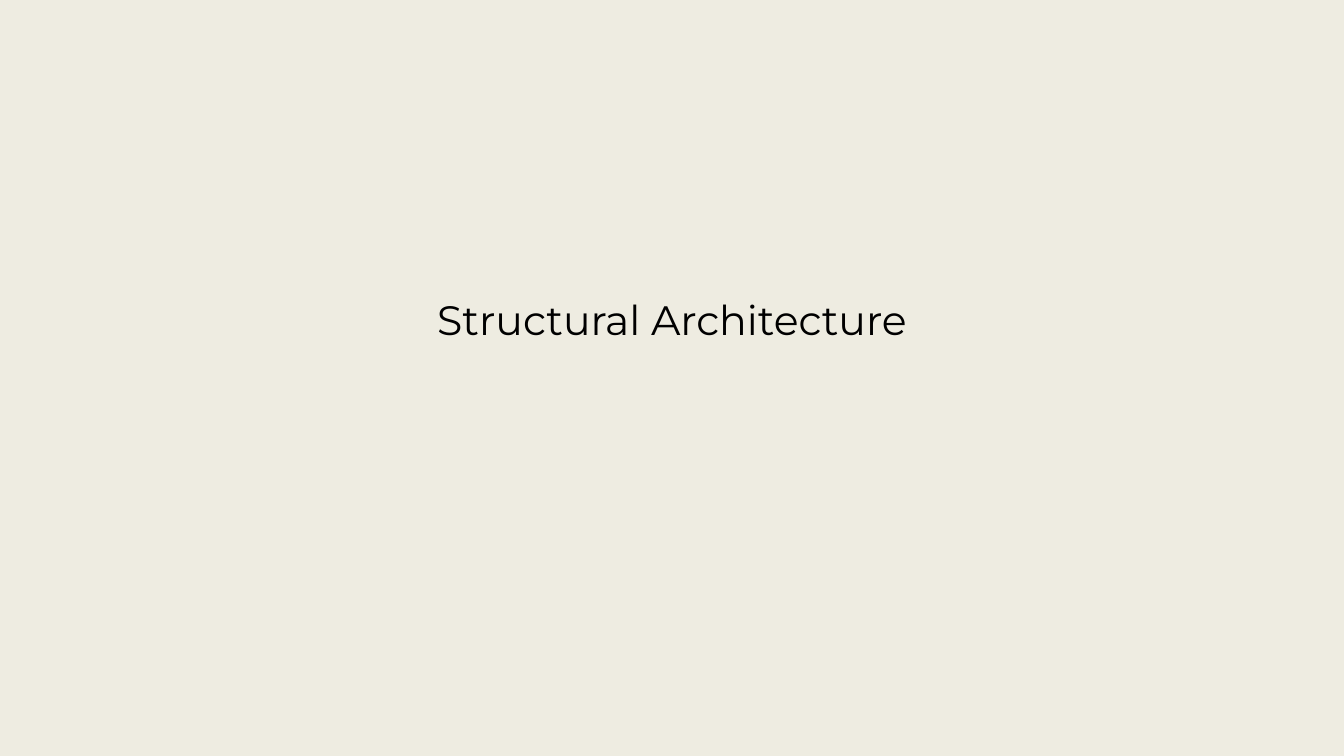
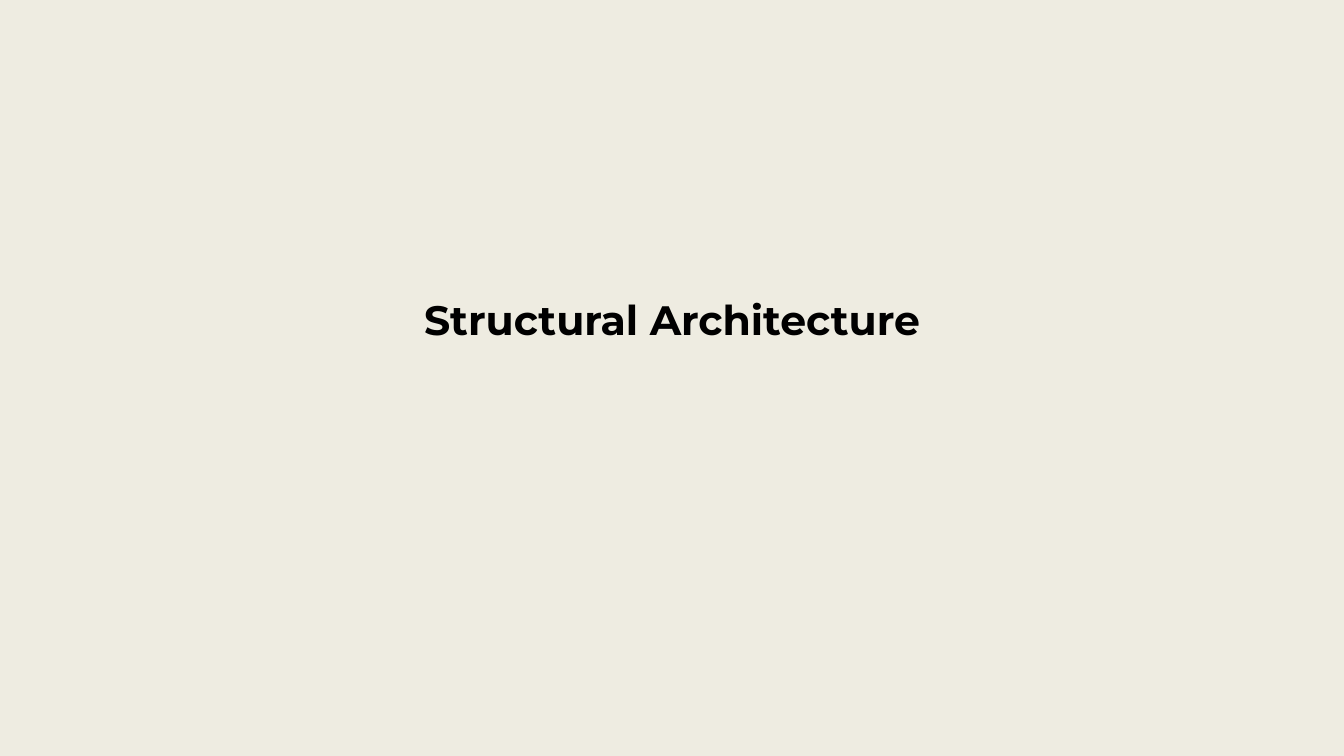
Before and after one commit to srudder16/Lifecycle_Modeling, a slide deck: slide 78 of 2025_WSRC/2026 WSRC Tutorial - 1.pptx (slide 79 before the commit). Drawn at 1344x756 pixels with LibreOffice and Linux fonts; fonts in the diff are those of the drawing; background and template pictures are left out. Boxes give left, top, right and bottom in pixels: in the first picture for what was removed or moved away, otherwise in the second. Text is boxed around its words. In the diff, an @@ line names an element or a change of style, - is before the commit and + after.

```diff
--- a/2025_WSRC/2026 WSRC Tutorial - 1.pptx
+++ b/2025_WSRC/2026 WSRC Tutorial - 1.pptx
@@ title "Structural Architecture" at [424, 302, 920, 336]: bold on @@
```
Also in this commit, not shown: 17 other slides changed, 1 slide added, 1 slide removed.
